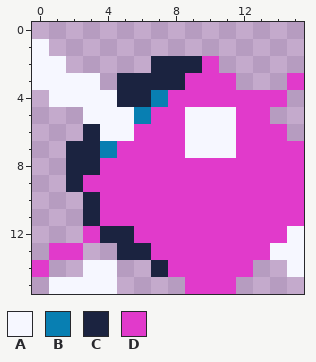
Pixel-art file: game/assets/source/original_procedural/projectile_meteor.aseprite. Above, as it was before the edit.
16x16 pixels, 1 frame.
Palette (. is transparent): A #f6f7ff  B #087fb2  C #1b2340  D #e13acb
Pixels before, first column x 0:
 1 A...............
 2 AA.....CCCD.....
 3 AAAA.CCCCDDD...D
 4 .AAAACCBDDDDDDD.
 5 ...AAABDDAAADD..
 6 ...CAADDDAAADDD.
 7 ..CCBDDDDAAADDDD
 8 ..CCDDDDDDDDDDDD
 9 ..CDDDDDDDDDDDDD
10 ...CDDDDDDDDDDDD
11 ...CDDDDDDDDDDDD
12 ...DCCDDDDDDDDDA
13 .DD..CCDDDDDDDAA
14 D..AA..CDDDDD..A
15 .AAAA....DDD....
After:
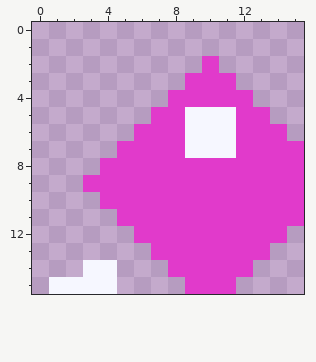
From old to new:
y 1: x 0 A -> .
y 2: x 0..1 AA -> ..; x 7..9 CCC -> ...
y 3: x 0..3 AAAA -> ....; x 5..8 CCCC -> ....; x 15 D -> .
y 4: x 1..7 AAAACCB -> .......; x 13..14 DD -> ..
y 5: x 3..6 AAAB -> ....
y 6: x 3..5 CAA -> ...
y 7: x 2..4 CCB -> ...
y 8: x 2..3 CC -> ..
y 9: x 2 C -> .
y 10: x 3 C -> .
y 11: x 3..4 CD -> ..
y 12: x 3..5 DCC -> ...; x 15 A -> .
y 13: x 1..2 DD -> ..; x 5..6 CC -> ..; x 14..15 AA -> ..
y 14: x 0 D -> .; x 7 C -> .; x 15 A -> .
